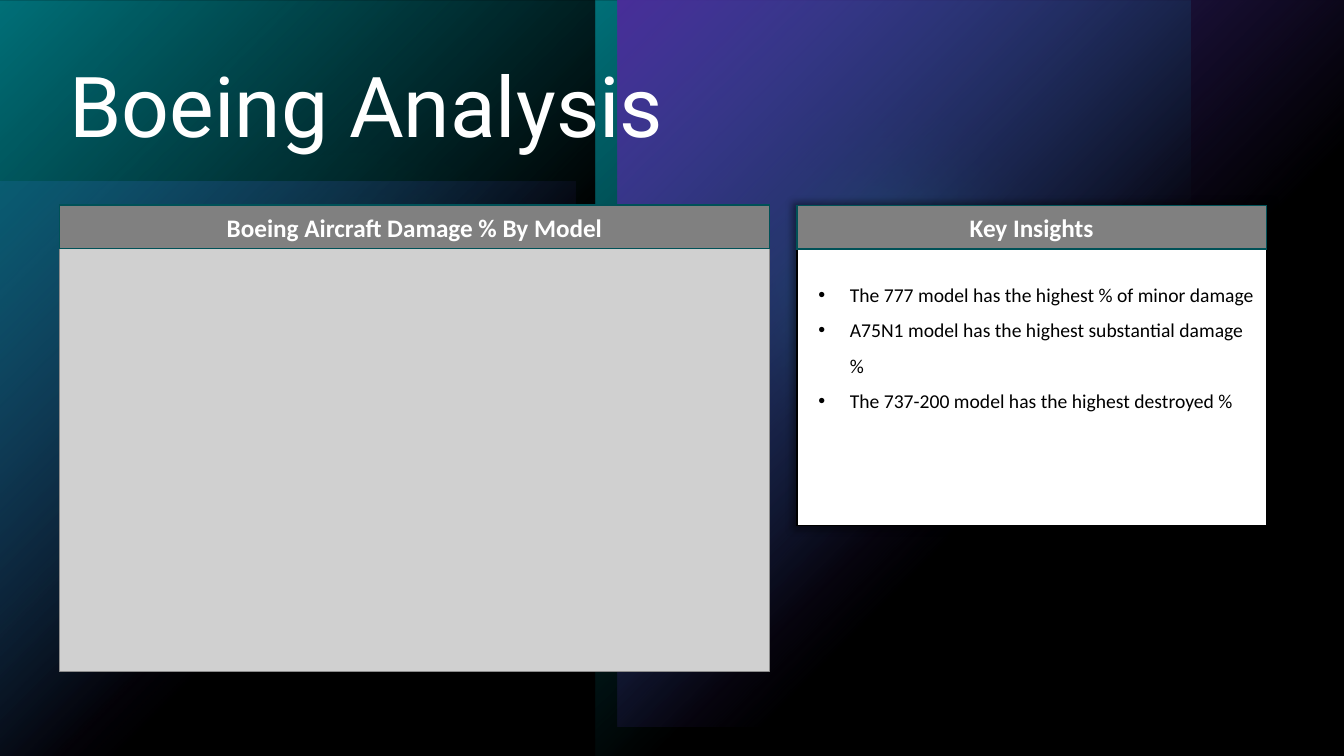
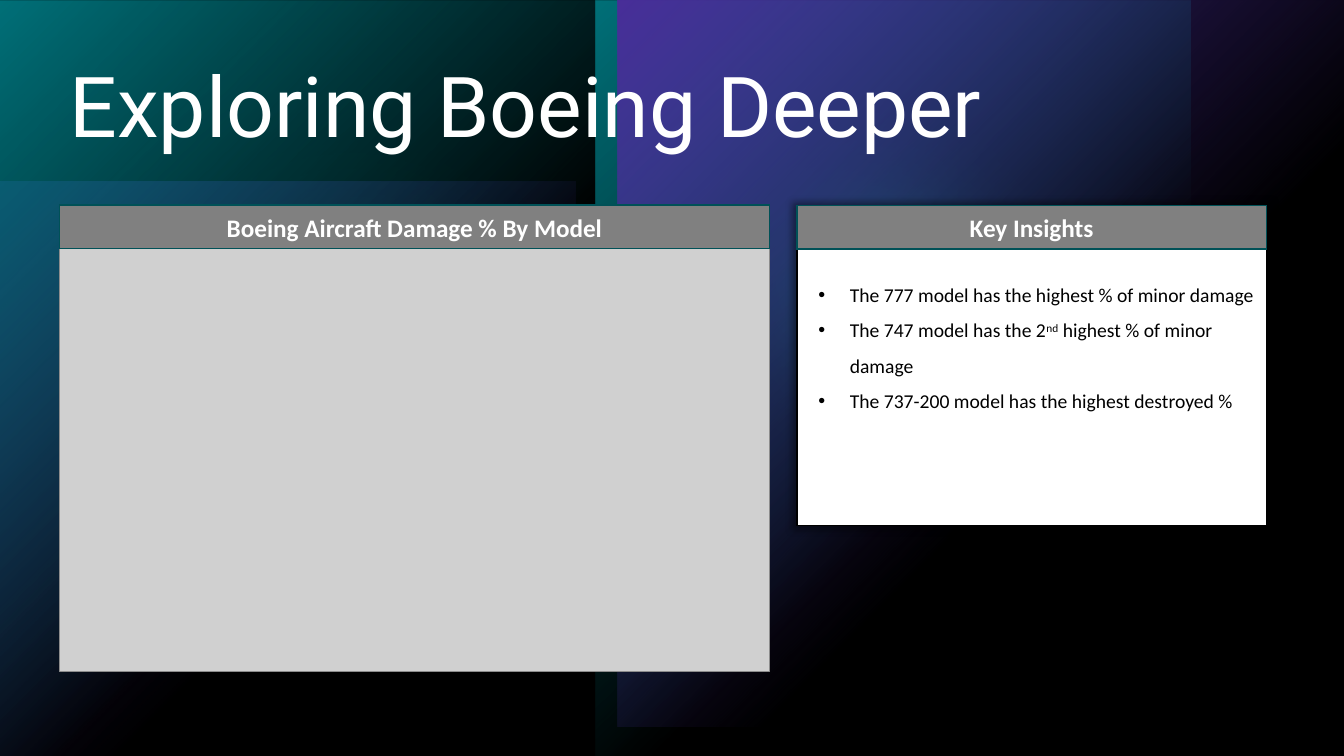
Before and after one commit to alecs1523/Aviation_Data_Analysis, a slide deck: slide 8 of phase_1_aviation_analysis.pptx (slide 10 before the commit). Drawn at 1344x756 pixels with LibreOffice and Linux fonts; fonts in the diff are those of the drawing; grey boxes stand for pictures. Boxes give left, top, right and bottom in pixels: in the first picture for what was removed or moved away, otherwise in the second. Text is boxed around its words. In the diff, an @@ line names an element or a change of style, - is before the commit and + after.

```diff
--- a/phase_1_aviation_analysis.pptx
+++ b/phase_1_aviation_analysis.pptx
@@ title at bbox=[70, 60, 981, 157]: text changed @@
-Boeing Analysis
+Exploring Boeing Deeper
@@ text at bbox=[850, 323, 1213, 377]: text changed @@
-• A75N1 model has the highest substantial damage %
+• The 747 model has the 2nd highest % of minor damage
```
Also in this commit, not shown: 3 other slides changed, 2 slides added, 4 slides removed, 2 other files.
